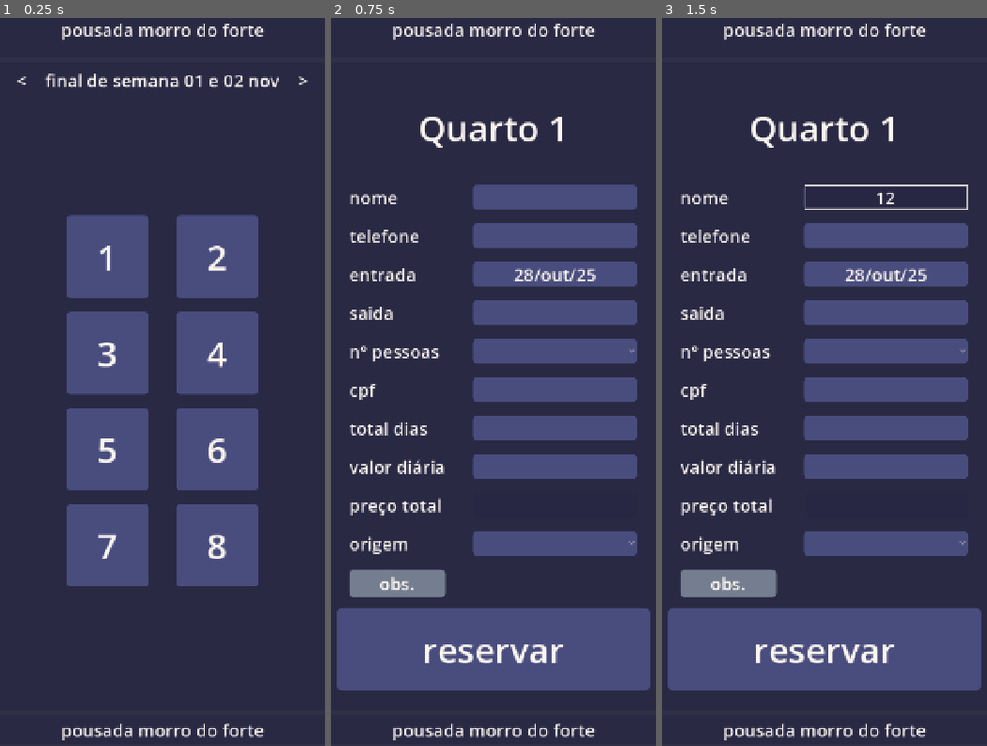
Above: before the commit, frames 1-3 (left to right).
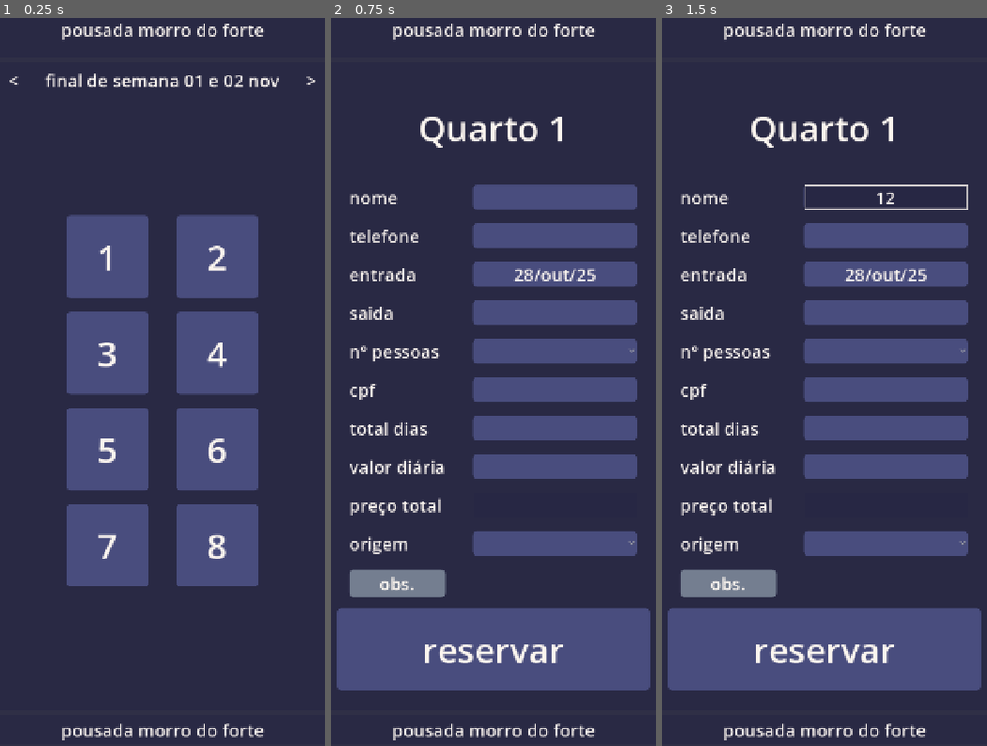
Above: after the commit, the same moments.

Repository: jazzdaniel/app_pousada
Game: Godot game, scene res://main.tscn
The game is run twice, just before and just after one commit, with the same random seed, the same clock (stepped at 60 frames per second) and the same inputs.
Inputs (mouse positions are in pixels of both pictures, inside the frame that each line leads up to):
- Up to frame 1 (0.25 s): no input
- Up to frame 2 (0.75 s): click "1" at 0.5 s
- Up to frame 3 (1.5 s): click (886, 200) at 1.27 s; type "12" at 1.35 s

The runs differ from the first frame. In frame 1, less than 0.1% of the frame differs, in the area x 2-98%, y 8-10%; in frame 2, nothing differs; in frame 3, nothing differs.

Commit message:
started calendar view
built base control node with a the date as a button, associated with themes.
next step is to automate the calendar creation populating the days

Diff:
--- /dev/null
+++ b/calendar.tscn
@@ -0,0 +1,108 @@
+[gd_scene load_steps=2 format=3 uid="uid://dkiaxk5e3bbs4"]
+
+[ext_resource type="Theme" uid="uid://c0j0vl8xxqru4" path="res://theme01.tres" id="1_d4o2l"]
+
+[node name="calendar" type="Control"]
+layout_mode = 3
+anchors_preset = 15
+anchor_right = 1.0
+anchor_bottom = 1.0
+grow_horizontal = 2
+grow_vertical = 2
+theme = ExtResource("1_d4o2l")
+
+[node name="Panel" type="Panel" parent="."]
+layout_mode = 1
+anchors_preset = 15
+anchor_right = 1.0
+anchor_bottom = 1.0
+offset_bottom = -868.0
+grow_horizontal = 2
+grow_vertical = 2
+
+[node name="VBoxContainer" type="VBoxContainer" parent="Panel"]
+layout_mode = 1
+anchors_preset = 10
+anchor_right = 1.0
+offset_bottom = 65.0
+grow_horizontal = 2
+
+[node name="MarginContainer" type="MarginContainer" parent="Panel/VBoxContainer"]
+layout_mode = 2
+theme = ExtResource("1_d4o2l")
+
+[node name="previous_month" type="Button" parent="Panel/VBoxContainer/MarginContainer"]
+layout_mode = 2
+size_flags_horizontal = 0
+theme = ExtResource("1_d4o2l")
+text = "<"
+
+[node name="month label" type="Label" parent="Panel/VBoxContainer/MarginContainer"]
+layout_mode = 2
+size_flags_horizontal = 4
+text = "november 2025 "
+
+[node name="next_month" type="Button" parent="Panel/VBoxContainer/MarginContainer"]
+layout_mode = 2
+size_flags_horizontal = 8
+theme = ExtResource("1_d4o2l")
+text = ">"
+
+[node name="columns_box" type="HBoxContainer" parent="Panel/VBoxContainer"]
+layout_mode = 2
+size_flags_horizontal = 4
+
+[node name="mon" type="VBoxContainer" parent="Panel/VBoxContainer/columns_box"]
+layout_mode = 2
+
+[node name="Label" type="Label" parent="Panel/VBoxContainer/columns_box/mon"]
+layout_mode = 2
+text = "seg"
+
+[node name="Button" type="Button" parent="Panel/VBoxContainer/columns_box/mon"]
+layout_mode = 2
+theme = ExtResource("1_d4o2l")
+theme_type_variation = &"button_calendar_day"
+text = "13"
+
+[node name="rows_box2" type="VBoxContainer" parent="Panel/VBoxContainer/columns_box"]
+layout_mode = 2
+
+[node name="Label" type="Label" parent="Panel/VBoxContainer/columns_box/rows_box2"]
+layout_mode = 2
+text = "ter"
+
+[node name="rows_box3" type="VBoxContainer" parent="Panel/VBoxContainer/columns_box"]
+layout_mode = 2
+
+[node name="Label" type="Label" parent="Panel/VBoxContainer/columns_box/rows_box3"]
+layout_mode = 2
+text = "qua"
+
+[node name="rows_box4" type="VBoxContainer" parent="Panel/VBoxContainer/columns_box"]
+layout_mode = 2
+
+[node name="Label" type="Label" parent="Panel/VBoxContainer/columns_box/rows_box4"]
+layout_mode = 2
+text = "qui"
+
+[node name="rows_box5" type="VBoxContainer" parent="Panel/VBoxContainer/columns_box"]
+layout_mode = 2
+
+[node name="Label" type="Label" parent="Panel/VBoxContainer/columns_box/rows_box5"]
+layout_mode = 2
+text = "sex"
+
+[node name="rows_box6" type="VBoxContainer" parent="Panel/VBoxContainer/columns_box"]
+layout_mode = 2
+
+[node name="Label" type="Label" parent="Panel/VBoxContainer/columns_box/rows_box6"]
+layout_mode = 2
+text = "sab"
+
+[node name="rows_box7" type="VBoxContainer" parent="Panel/VBoxContainer/columns_box"]
+layout_mode = 2
+
+[node name="Label" type="Label" parent="Panel/VBoxContainer/columns_box/rows_box7"]
+layout_mode = 2
+text = "dom"
--- a/theme01.tres
+++ b/theme01.tres
@@ -50,6 +50,7 @@
 Button/styles/pressed = SubResource("StyleBoxFlat_8f6ie")
 GridContainer/constants/h_separation = 50
 GridContainer/constants/v_separation = 25
+HBoxContainer/constants/separation = 35
 Label/colors/font_color = Color(0.9843137, 0.9607843, 0.9372549, 1)
 Label/font_sizes/font_size = 32
 Label01/base_type = &"Label"
@@ -73,6 +74,8 @@
 TextEdit/font_sizes/font_size = 32
 TextEdit/styles/normal = SubResource("StyleBoxFlat_eqejp")
 VBoxContainer/constants/separation = 10
+button_calendar_day/base_type = &"Button"
+button_calendar_day/font_sizes/font_size = 32
 smallButton/base_type = &"Button"
 smallButton/font_sizes/font_size = 32
 smallButton/styles/normal = ExtResource("3_8f6ie")
